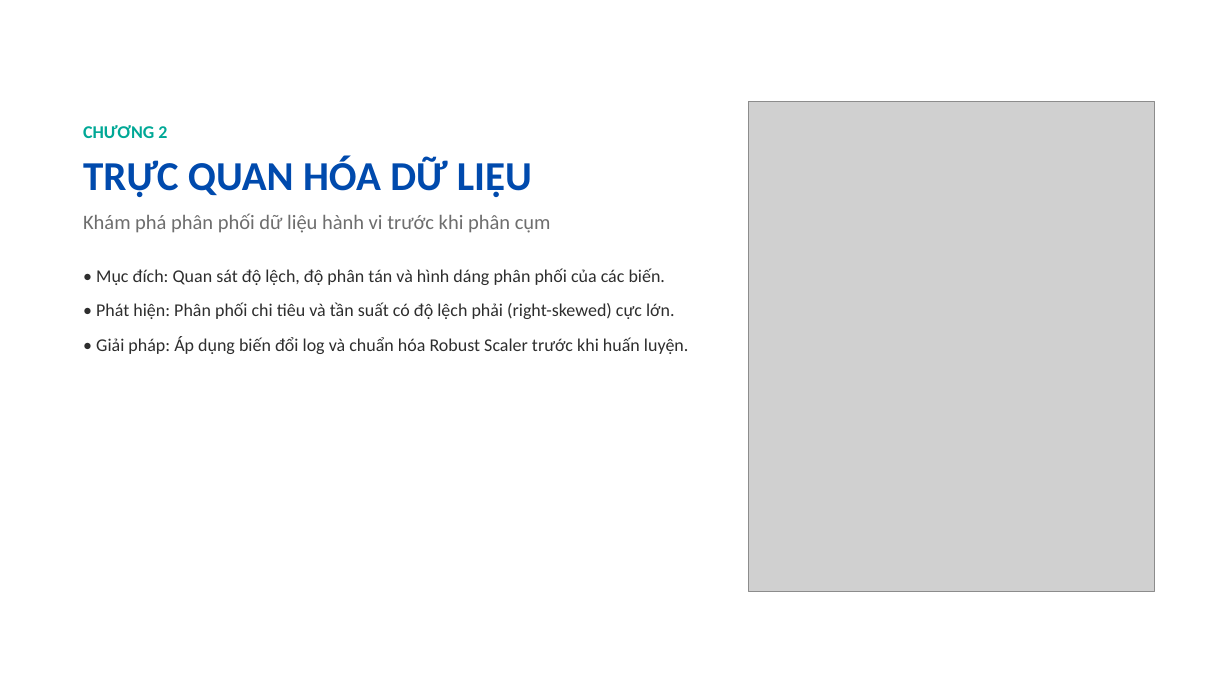
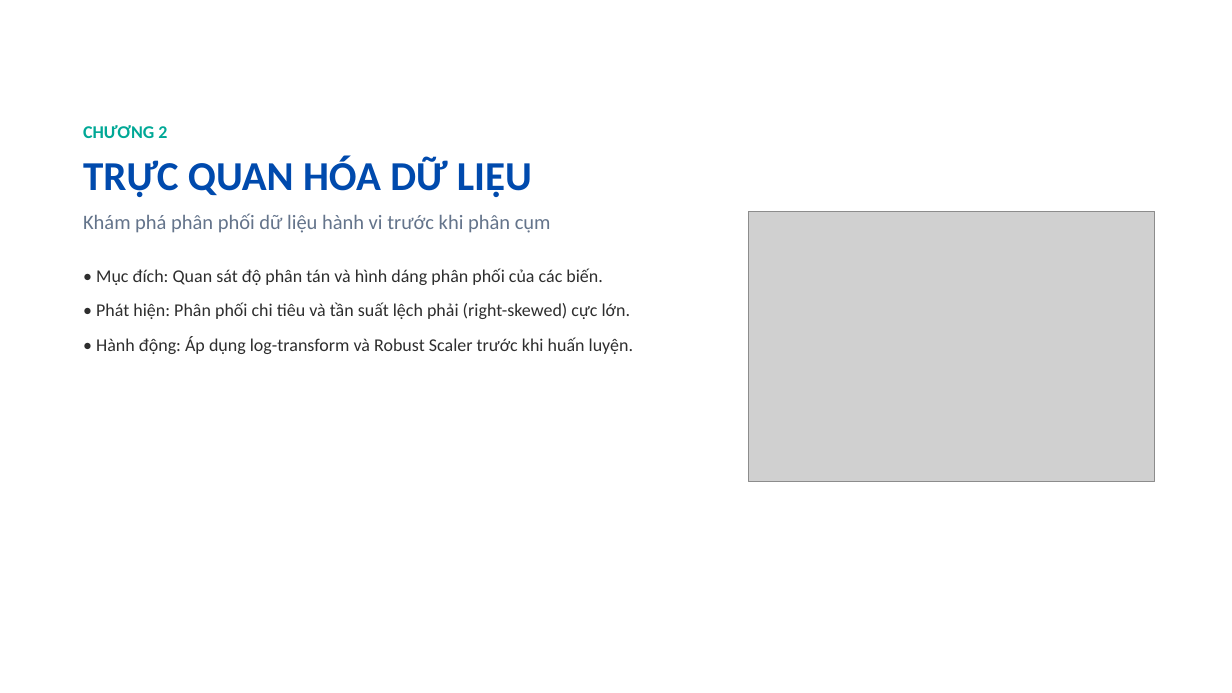
Before and after one commit to TminTtapcode/BTL_PTDL, a slide deck: slide 6 of docs/Slide_Thuyet_Trinh_HM_Modern_Minimal_16_Slides.pptx. Drawn at 1232x693 pixels with LibreOffice and Linux fonts; fonts in the diff are those of the drawing; grey boxes stand for pictures; background and template pictures are left out. Boxes give left, top, right and bottom in pixels: in the first picture for what was removed or moved away, otherwise in the second. Text is boxed around its words. In the diff, an @@ line names an element or a change of style, - is before the commit and + after.

Commit message:
docs: perfect 16-slide presentation with exact notebook figures, card containers and preserved aspect ratios

```diff
--- a/docs/Slide_Thuyet_Trinh_HM_Modern_Minimal_16_Slides.pptx
+++ b/docs/Slide_Thuyet_Trinh_HM_Modern_Minimal_16_Slides.pptx
@@ text at (x1=83, y1=213, x2=551, y2=233): text colour #6E6E6E to #64748B in "Khám phá phân phối dữ liệu hành ..." @@
@@ picture resized from (x1=749, y1=102, x2=1155, y2=592) to (x1=749, y1=211, x2=1155, y2=482) @@
@@ text at (x1=96, y1=268, x2=633, y2=354): text changed @@
-• Mục đích: Quan sát độ lệch, độ phân tán và hình dáng phân phối của các biến.
-• Phát hiện: Phân phối chi tiêu và tần suất có độ lệch phải (right-skewed) cực lớn.
-• Giải pháp: Áp dụng biến đổi log và chuẩn hóa Robust Scaler trước khi huấn luyện.
+• Mục đích: Quan sát độ phân tán và hình dáng phân phối của các biến.
+• Phát hiện: Phân phối chi tiêu và tần suất lệch phải (right-skewed) cực lớn.
+• Hành động: Áp dụng log-transform và Robust Scaler trước khi huấn luyện.
```
Also in this commit, not shown: 13 other slides changed, 2 slides added, 2 slides removed.
